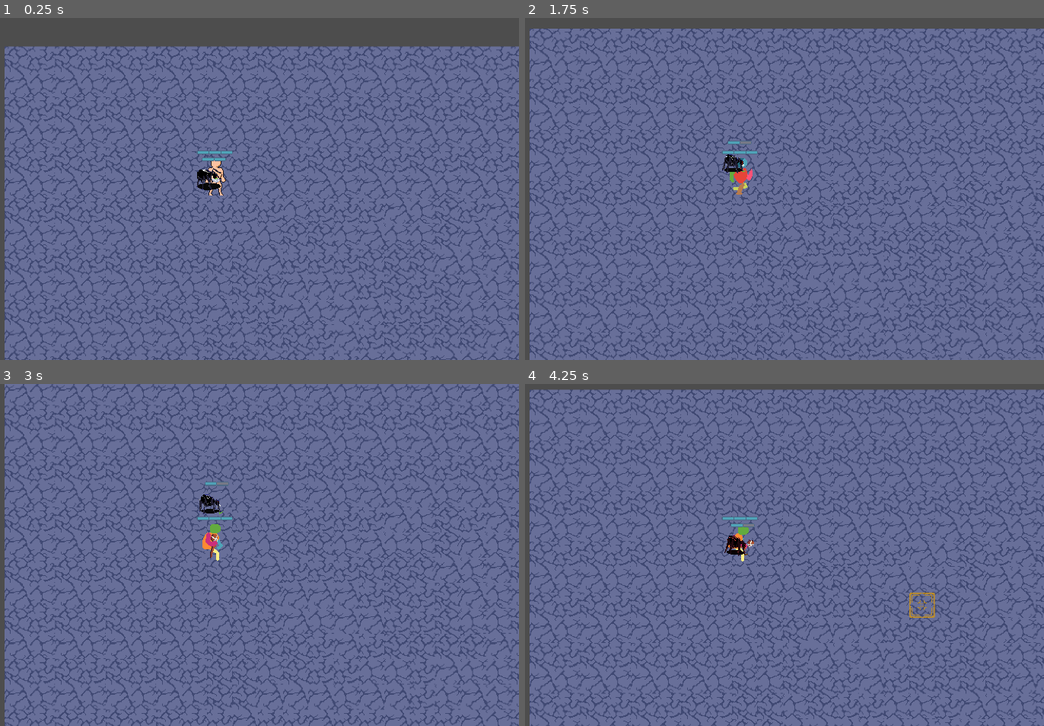
Above: before the commit, frames 1-4 (two rows, left to right).
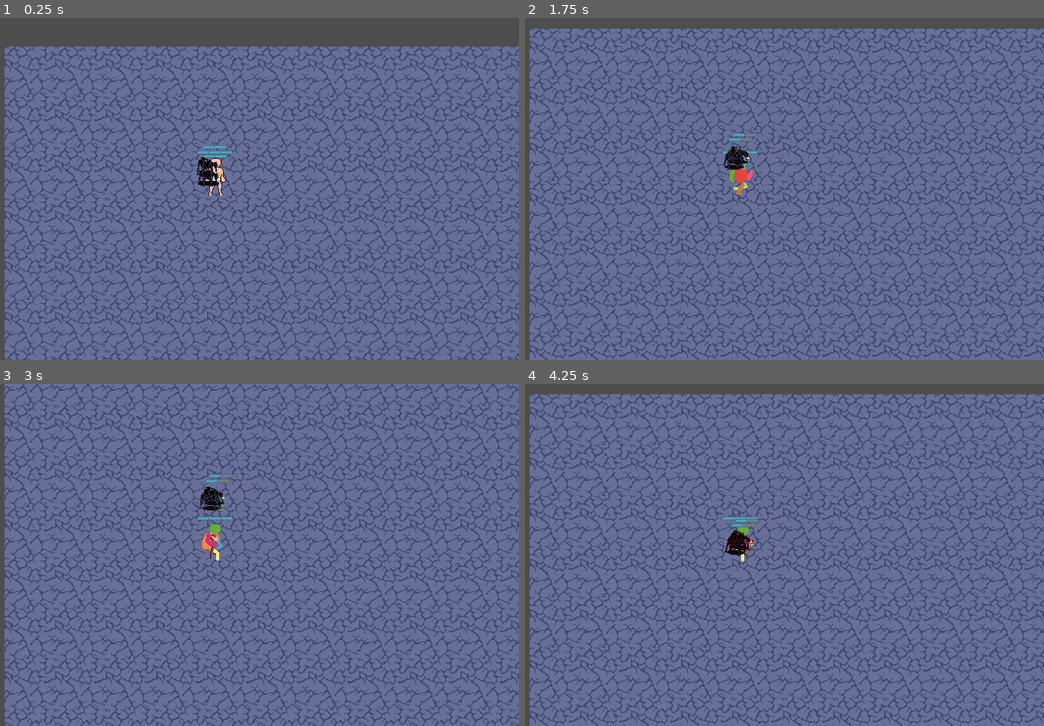
Above: after the commit, the same moments.

Repository: Naitais/battle-and-exploration-mode
Game: Godot game, scene res://scenes/main.tscn
The game is run twice, just before and just after one commit, with the same random seed, the same clock (stepped at 60 frames per second) and the same inputs.
Inputs (mouse positions are in pixels of both pictures, inside the frame that each line leads up to):
- Up to frame 1 (0.25 s): no input
- Up to frame 2 (1.75 s): tap Enter at 0.5 s; move the mouse to (732, 178) at 0.52 s; press the mouse at (732, 178) at 0.53 s; hold D (right) 0.53-1.28 s; move the mouse to (732, 178) at 1.27 s; release the mouse at (732, 178) at 1.28 s; hold S (down) from 1.28 s (still down); click (732, 178) at 1.35 s
- Up to frame 3 (3 s): move the mouse to (275, 479) at 2.02 s; release S (down) at 2.03 s; press the mouse at (275, 479) at 2.03 s; hold D (right) 2.03-2.78 s; move the mouse to (186, 623) at 2.77 s; release the mouse at (186, 623) at 2.78 s; hold W (up) from 2.78 s (still down); click (186, 623) at 2.85 s
- Up to frame 4 (4.25 s): move the mouse to (924, 606) at 3.52 s; release W (up) at 3.53 s; press the mouse at (924, 606) at 3.53 s; hold A (left) from 3.53 s (still down)

The runs differ from the first frame. In frame 1, 6.5% of the frame differs, in the area x 37-99%, y 37-100%; in frame 2, 7.3%; in frame 3, 8.7%; in frame 4, 33%, in the area x 0-100%, y 1-100%.

Commit message:
mobpack involved in combat now spawns all mobs and added conditions to fix adding/removing nodes errors

Diff:
--- a/mob_pack.gd
+++ b/mob_pack.gd
@@ -10,6 +10,12 @@
 var instantiated_mobs: Array
 var roaming_mob
 
+#spiderling
+#spider
+#guardian spider
+#carrier spider
+#venomweaver
+
 var mobs_and_paths: Dictionary = {
 	"spider": "res://scenes/spider.tscn",
 	"slime": "res://scenes/spider.tscn",
@@ -21,8 +27,8 @@
 	create_mob_pack()
 	spawn_roaming_mob()
 	manage_mob_pack_tooltip_ui()
-	print("mobpack roaming mob ",roaming_mob)
-	print("mobpack mobs ",instantiated_mobs)
+	#print("mobpack roaming mob ",roaming_mob)
+	#print("mobpack mobs ",instantiated_mobs)
 # Called every frame. 'delta' is the elapsed time since the previous frame.
 func _process(delta):
 
@@ -48,7 +54,6 @@
 
 		instantiated_mobs.append(new_mob)
 
-
 func spawn_roaming_mob():
 
 	var mob_power_list: Array = []
@@ -71,9 +76,14 @@
 				#var cloned_mob = roaming_mob.duplicate()
 				#change owner so that i dont get errors
 				#cloned_moba.get_parent().remove_child(cloned_mob)
+
+		#adds roaming mob to combat_mobs_container
+		#get_parent().get_parent().get_child(3).add_child(roaming_mob)
 		add_child(roaming_mob)
 	else:
 		roaming_mob = roaming_mob_list[0]
+		#adds roaming mob to combat_mobs_container
+		#get_parent().get_parent().get_child(3).add_child(roaming_mob)
 		add_child(roaming_mob)
 	GlobalVar.roaming_mob = roaming_mob
 
--- /dev/null
+++ b/scenes/cave_combat_map.gd
@@ -0,0 +1,19 @@
+extends Node2D
+
+
+# Called when the node enters the scene tree for the first time.
+func _ready():
+	pass # Replace with function body.
+
+
+# Called every frame. 'delta' is the elapsed time since the previous frame.
+func _process(delta):
+	pass
+
+
+func _on_entities_involved_in_combat_body_entered(body):
+	print(body)
+
+
+func _on_entities_involved_in_combat_body_exited(body):
+	print(body)
--- a/scenes/cave_combat_map.tscn
+++ b/scenes/cave_combat_map.tscn
@@ -1,6 +1,7 @@
-[gd_scene load_steps=8 format=3 uid="uid://ocdfdkaa7r74"]
+[gd_scene load_steps=10 format=3 uid="uid://ocdfdkaa7r74"]
 
 [ext_resource type="PackedScene" uid="uid://cp83aqs75i6ld" path="res://scenes/base_map.tscn" id="1_mn0ln"]
+[ext_resource type="Script" path="res://scenes/cave_combat_map.gd" id="2_o4sv2"]
 [ext_resource type="Texture2D" uid="uid://4loimtxghujo" path="res://tiles/cave_tile.png" id="2_twfp8"]
 [ext_resource type="Texture2D" uid="uid://cyq51sfes50lg" path="res://tiles/selected_tile.png" id="3_ma1gs"]
 [ext_resource type="Script" path="res://scripts/TileMap.gd" id="3_yyxpq"]
@@ -26,7 +27,11 @@
 sources/0 = SubResource("TileSetAtlasSource_5dxhi")
 sources/3 = SubResource("TileSetAtlasSource_s2c82")
 
+[sub_resource type="RectangleShape2D" id="RectangleShape2D_yosyx"]
+size = Vector2(383.5, 286.5)
+
 [node name="cave_combat_map" instance=ExtResource("1_mn0ln")]
+script = ExtResource("2_o4sv2")
 
 [node name="TileMap" parent="." index="0"]
 tile_set = SubResource("TileSet_oiwxh")
@@ -44,3 +49,12 @@
 [node name="Camera2D" type="Camera2D" parent="." index="1"]
 position = Vector2(191, 140)
 zoom = Vector2(2, 2)
+
+[node name="entities_involved_in_combat" type="Area2D" parent="." index="2"]
+
+[node name="CollisionShape2D" type="CollisionShape2D" parent="entities_involved_in_combat" index="0"]
+position = Vector2(192.25, 143.75)
+shape = SubResource("RectangleShape2D_yosyx")
+
+[connection signal="body_entered" from="entities_involved_in_combat" to="." method="_on_entities_involved_in_combat_body_entered"]
+[connection signal="body_exited" from="entities_involved_in_combat" to="." method="_on_entities_involved_in_combat_body_exited"]
--- a/scripts/combat_mode_state.gd
+++ b/scripts/combat_mode_state.gd
@@ -19,24 +19,30 @@
 
 	while i != mobs.size():
 		for mob in mobs:
+			var combat_mob = mob
 
-			var combat_mob = mob
-			combat_mobs_container.add_child(combat_mob)
-
+			#if mob already has a parent, do not add it again
+			if combat_mob.get_parent() == null:
+				combat_mobs_container.add_child(combat_mob)
 			i += 1
 			#create logic which sets in a position not occupied randi() % 11
 			#for now it is just in order of i variable
 			combat_mob.position = game_world.combat_map.map_to_local(Vector2(11, i))
-			#
+
+func combat_start():
+	pass
 
 func _ready():
 	#con esto hago que este desactivado el fisics prouces
 	set_physics_process(false)
-	game_world.add_child.call_deferred(cave_combat_map)
+
 
 func _enter_state() -> void:
 	#solo se activa cuando entro al state wander
 
+	#if already has a parent, do not add it again
+	if cave_combat_map.get_parent() == null:
+		game_world.add_child.call_deferred(cave_combat_map)
 	set_physics_process(true)
 
 func _exit_state() -> void:
--- a/scripts/exploration_mode_state.gd
+++ b/scripts/exploration_mode_state.gd
@@ -25,6 +25,7 @@
 	set_physics_process(false)
 	game_world.add_child.call_deferred(exploration_map)
 
+
 func _enter_state() -> void:
 	#solo se activa cuando entro al state wander
 	set_physics_process(true)
@@ -33,8 +34,11 @@
 	#cuando se sale se pone false
 	set_physics_process(false)
 
-	game_world.remove_child(game_world.mob_packs)
-	game_world.remove_child(exploration_map)
+	#game_world.remove_child(game_world.mob_packs)
+
+	#if exists in the tree, remove it
+	if exploration_map.get_parent():
+		game_world.remove_child(exploration_map)
 
 
 func _physics_process(delta):
--- a/scripts/gameWorld.gd
+++ b/scripts/gameWorld.gd
@@ -24,12 +24,12 @@
 	#add_child(exploration_map)
 	add_child(player)
 	create_unique_mob_pack()
+	create_unique_mob_pack()
 
 func _process(delta):
 	if GlobalVar.combat_mode and GlobalVar.exploration_mode == false:
 		combat_mode_state.combat_mode_active.emit()
 		#remove_child(mob_pack)
-
 
 		#if cave_combat_map.get_parent() == null:#solo agrego el nivel si no existe, si ya existe
 													#no corro cosntantemente esto porque sino tira error
@@ -37,7 +37,6 @@
 			#remove_child(exploration_map)
 			#add_child(cave_combat_map)
 			#move_child(cave_combat_map, 0) #con esta funcion el mapa que cargo siempre esta primero en el orden de nodos
-
 
 			#spawn_entities_in_combat_map()
 
--- a/scripts/hurt_state.gd
+++ b/scripts/hurt_state.gd
@@ -21,11 +21,17 @@
 		if actor.attacker.name != 'player':
 			#save mob_pack
 			GlobalVar.mob_pack_involved_in_combat = actor.attacker.get_parent()
+			#removing roaming mob so i can add it later somewhere else
+			remove_child(actor.attacker)
 
 		#when the attacker is the player, then the mob_pack is the parent of
 		#current actor taking damage
 		else:
-			GlobalVar.mob_pack_involved_in_combat = actor.get_parent()#.duplicate()
+			GlobalVar.mob_pack_involved_in_combat = actor.get_parent()
+
+
+
+
 
 		combat_mode_started.emit()
 		GlobalVar.exploration_mode = false
--- a/scripts/mob.gd
+++ b/scripts/mob.gd
@@ -27,10 +27,10 @@
 	hurt_state.damage_taken.connect(state_machine.change_state.bind(hurt_state))
 	hurt_state.damage_taken_finished.connect(state_machine.change_state.bind(chase_state))
 
-
+	print("combat state roaming mob ",GlobalVar.roaming_mob)
 
 	#level = randi() % 5 + 1
-	print("mob mob ",self)
+	#print("mob mob ",self)
 
 func manage_mob_pack_tooltip_ui():
 	#print("mob scene; name ",self)
Not shown, added: scenes/gamD95D.tmp
Not shown, added: scenes/gamF502.tmp
